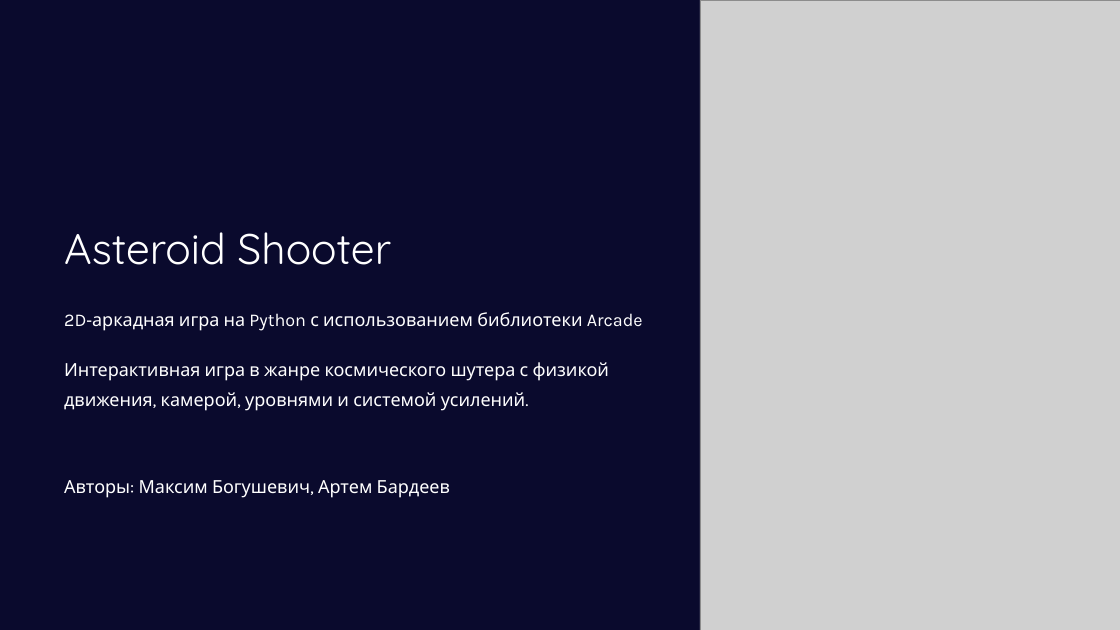
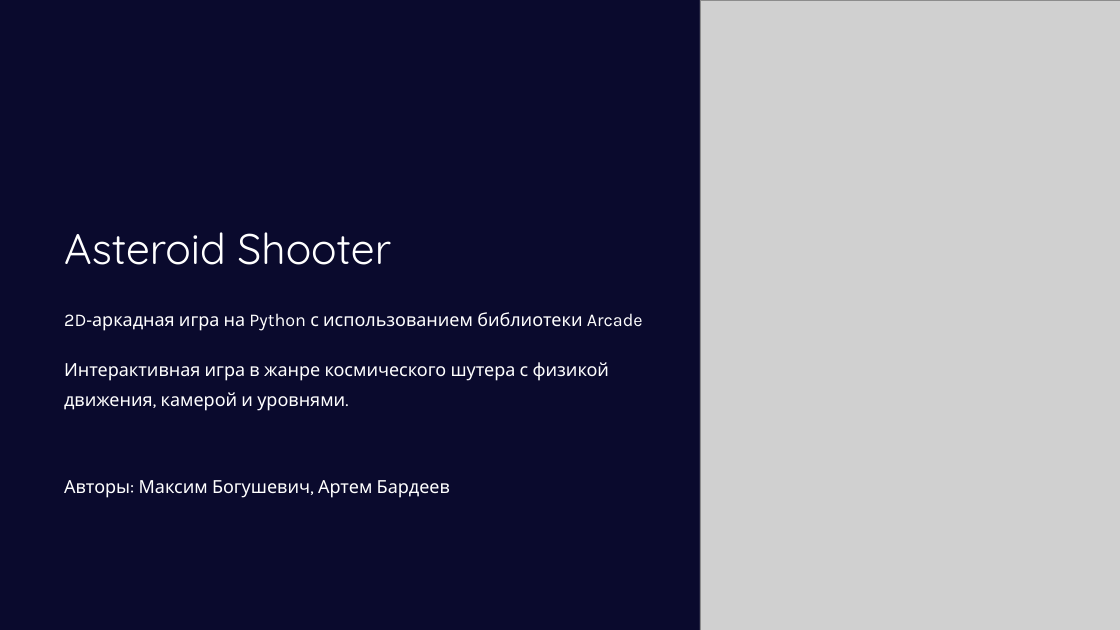
Before and after one commit to MaximBh/Asteroid-Shooter, a slide deck: slide 1 of Asteroid-Shooter.pptx. Drawn at 1120x630 pixels with LibreOffice and Linux fonts; fonts in the diff are those of the drawing; grey boxes stand for pictures; background and template pictures are left out; a plain dark background stands for a picture behind light text. Boxes give left, top, right and bottom in pixels: in the first picture for what was removed or moved away, otherwise in the second. Text is boxed around its words. In the diff, an @@ line names an element or a change of style, - is before the commit and + after.

Commit message:
презентация

```diff
--- a/Asteroid-Shooter.pptx
+++ b/Asteroid-Shooter.pptx
@@ text at (64, 362, 609, 411): text changed @@
-Интерактивная игра в жанре космического шутера с физикой движения, камерой, уровнями и системой усилений.
+Интерактивная игра в жанре космического шутера с физикой движения, камерой и уровнями.
```
